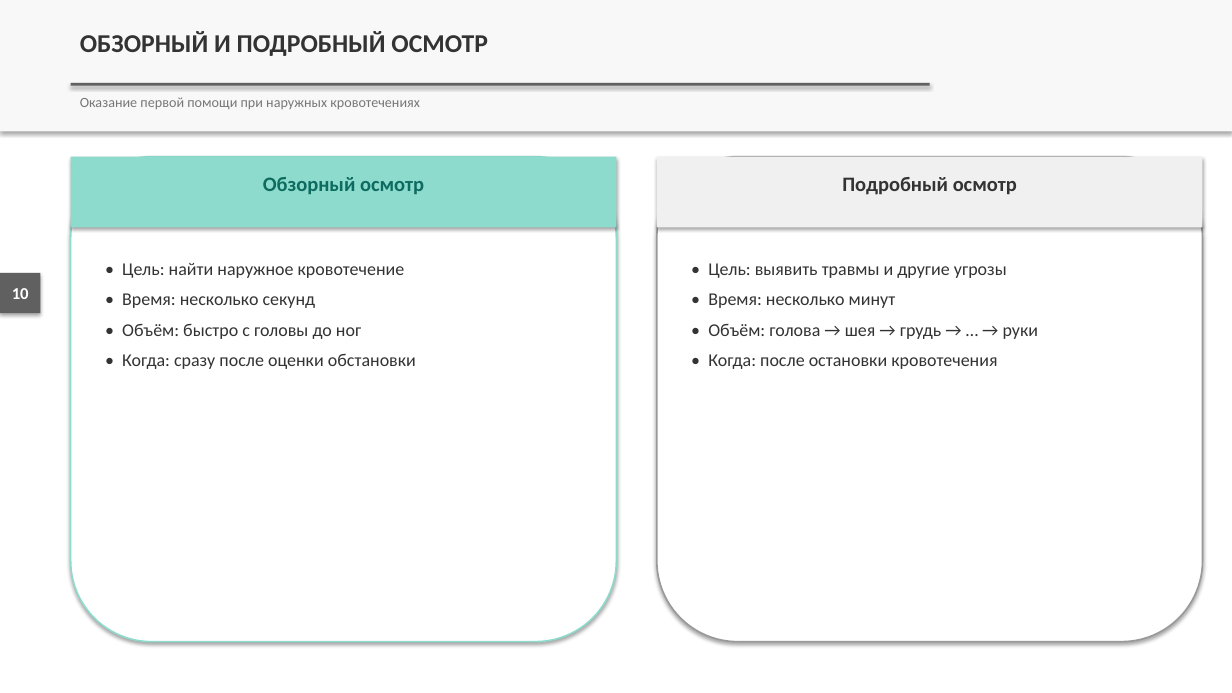
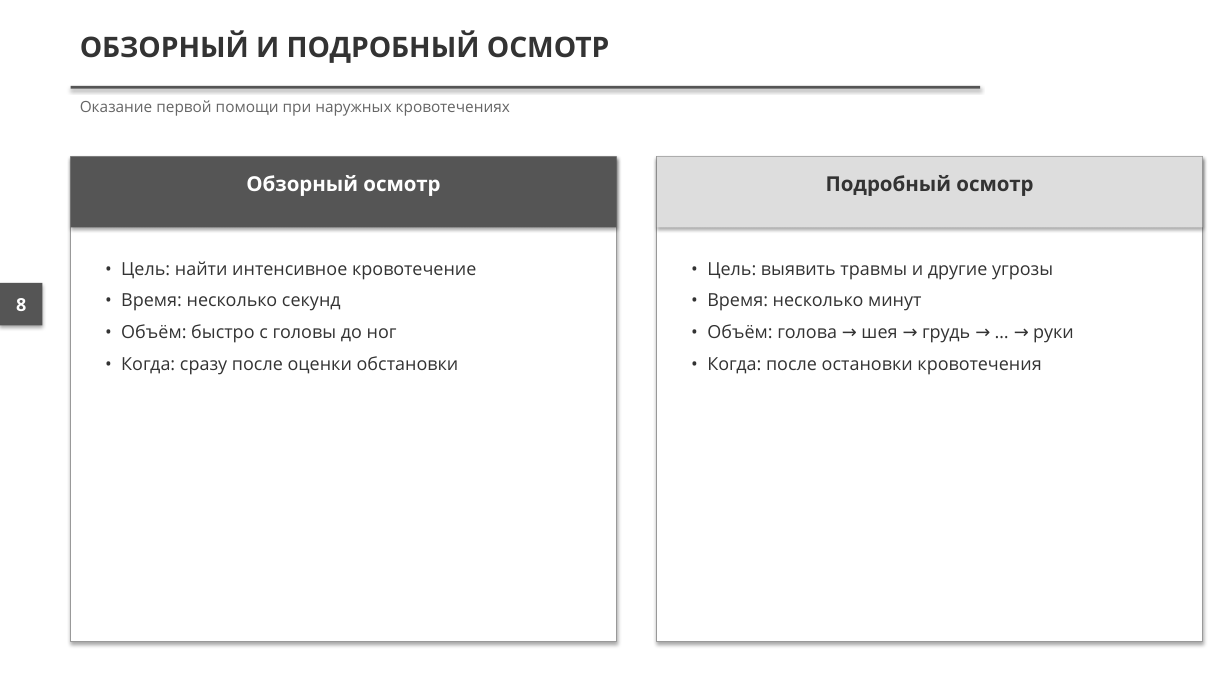
Before and after one commit to lysakalenushka-hash/-, a slide deck: slide 8 of presentations/out/Кровотечение_Обзорный_осмотр_пострадавшего.pptx (slide 10 before the commit). Drawn at 1232x693 pixels with LibreOffice and Linux fonts; fonts in the diff are those of the drawing. Boxes give left, top, right and bottom in pixels: in the first picture for what was removed or moved away, otherwise in the second. Text is boxed around its words. In the diff, an @@ line names an element or a change of style, - is before the commit and + after.

```diff
--- a/presentations/out/Кровотечение_Обзорный_осмотр_пострадавшего.pptx
+++ b/presentations/out/Кровотечение_Обзорный_осмотр_пострадавшего.pptx
@@ rectangle removed at box(0, 0, 1232, 131) @@
@@ text "ОБЗОРНЫЙ И ПОДРОБНЫЙ ОСМОТР" at box(80, 31, 610, 63): size 20 to 22 pt, font Calibri to Open Sans @@
@@ rectangle at box(71, 86, 981, 89): fill #606060 to #555555 @@
@@ rectangle: place and size @@
-rectangle at box(71, 83, 931, 86)
+rectangle at box(71, 86, 981, 89)
@@ text "Оказание первой помощи при наружных ..." at box(80, 100, 510, 116): size 11 to 12 pt, font Calibri to Open Sans, text colour #777777 to #666666 @@
@@ rectangle at box(71, 157, 617, 228): fill #8DDBCD to #555555 @@
@@ rounded rectangle removed at box(71, 157, 617, 642) @@
@@ rectangle added at box(71, 157, 617, 642), fill #FFFFFF, outline #999999 1 pt @@
@@ text "Обзорный осмотр" at box(246, 175, 440, 196): font Calibri to Open Sans, text colour #0D6B60 to #FFFFFF @@
@@ rectangle at box(657, 157, 1203, 228): fill #F0F0F0 to #DDDDDD @@
@@ rounded rectangle removed at box(657, 157, 1203, 642) @@
@@ rectangle added at box(657, 157, 1203, 642), fill #FFFFFF, outline #999999 1 pt @@
@@ text "Подробный осмотр" at box(826, 175, 1033, 196): font Calibri to Open Sans @@
@@ text at box(121, 261, 476, 280): text changed; font Calibri to Open Sans @@
-• Цель: найти наружное кровотечение
+• Цель: найти интенсивное кровотечение
@@ text "• Цель: выявить травмы и ..." at box(707, 262, 1074, 375): font Calibri to Open Sans; more space between paragraphs @@
@@ rectangle: place and size @@
-rectangle at box(0, 273, 41, 313)
+rectangle at box(0, 283, 43, 325)
@@ rectangle at box(0, 283, 43, 325): fill #606060 to #555555 @@
@@ text removed at box(12, 288, 29, 299) @@
-10
@@ text added at box(16, 298, 26, 311), 14 pt, text #FFFFFF, bold @@
+8
@@ text at box(121, 293, 459, 375): font Calibri to Open Sans in "• Время: несколько секунд", "• Объём: быстро с головы до ног", "• Когда: сразу после оценки обстановки"; more space between paragraphs @@
```
Also in this commit, not shown: 6 other slides changed, 3 slides added, 5 slides removed, 9 other files.
